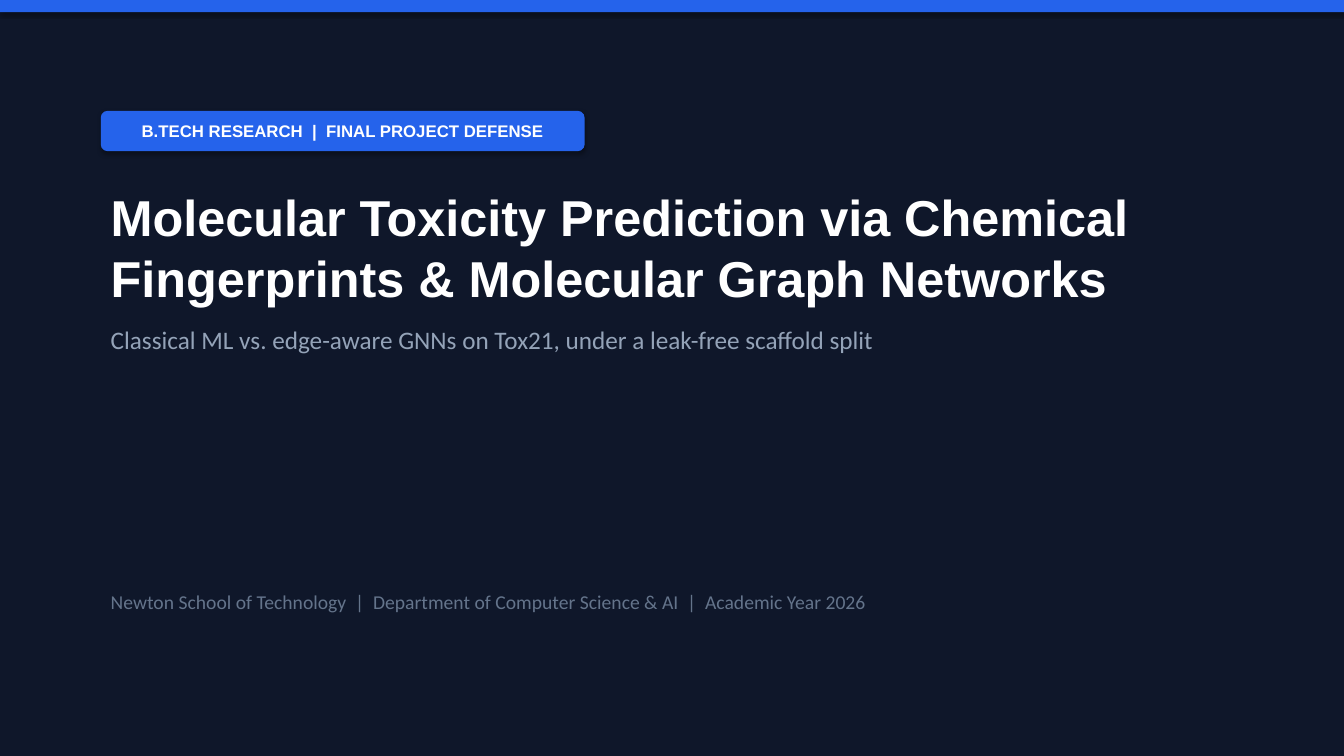
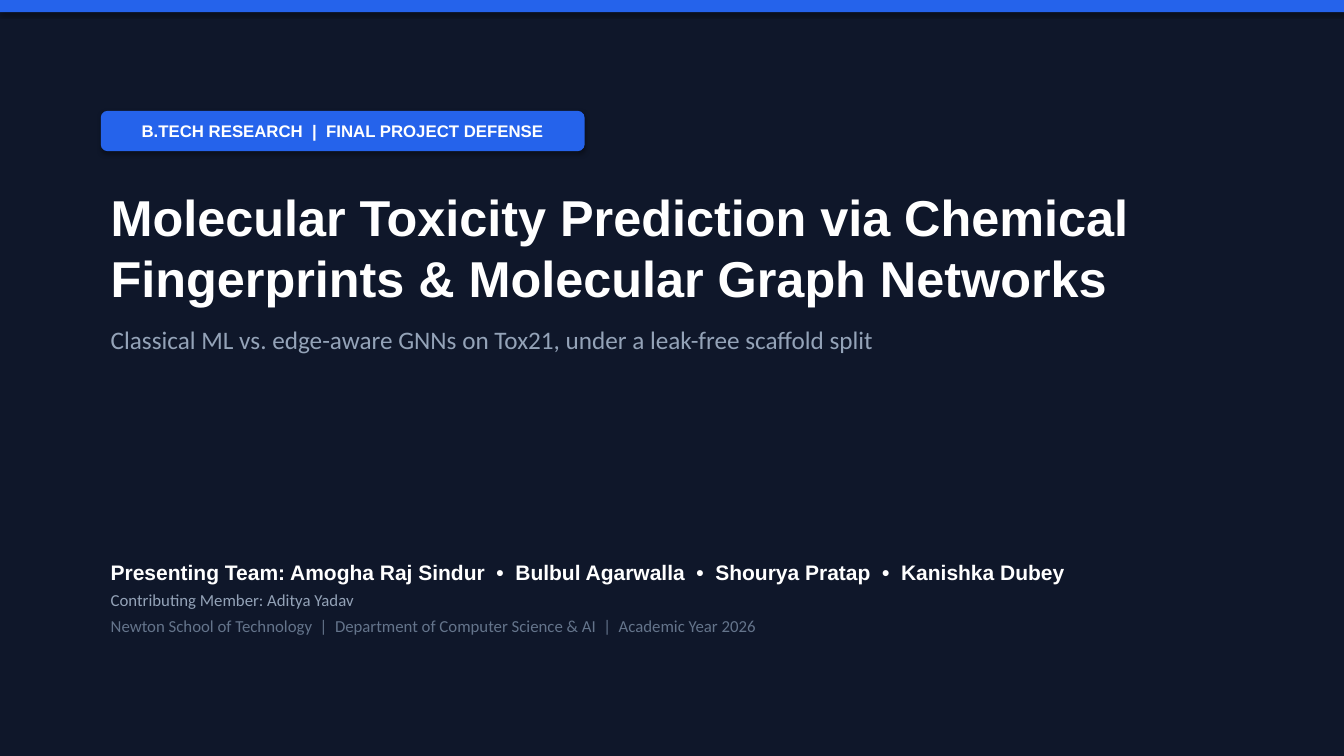
Before and after one commit to shouryapratap132006/Molecular-Toxicity-Prediction, a slide deck: slide 1 of reports/final_presentation/phase2_final_presentation.pptx. Drawn at 1344x756 pixels with LibreOffice and Linux fonts; fonts in the diff are those of the drawing. Boxes give left, top, right and bottom in pixels: in the first picture for what was removed or moved away, otherwise in the second. Text is boxed around its words. In the diff, an @@ line names an element or a change of style, - is before the commit and + after.

```diff
--- a/reports/final_presentation/phase2_final_presentation.pptx
+++ b/reports/final_presentation/phase2_final_presentation.pptx
@@ text "Presenting Team: Amogha Raj Sindur ...": place and size @@
-text "Presenting Team: Amogha Raj Sindur ..." at (111, 595, 866, 612)
+text "Presenting Team: Amogha Raj Sindur ..." at (111, 564, 1064, 635)
@@ text at (111, 564, 1064, 609): paragraphs added @@
+Presenting Team: Amogha Raj Sindur • Bulbul Agarwalla • Shourya Pratap • Kanishka Dubey
+Contributing Member: Aditya Yadav
@@ text at (111, 620, 756, 635): size 14 to 12 pt in "Newton School of Technology | Department of ..."; more space between paragraphs @@
```
Also in this commit, not shown: 1 other slide changed, 1 other file.
